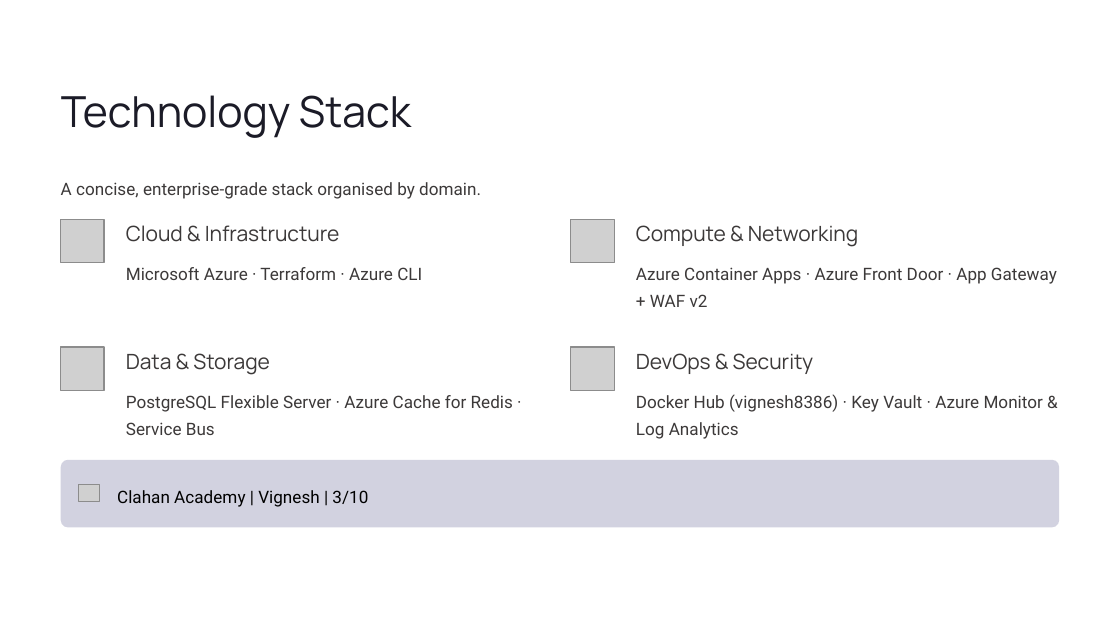
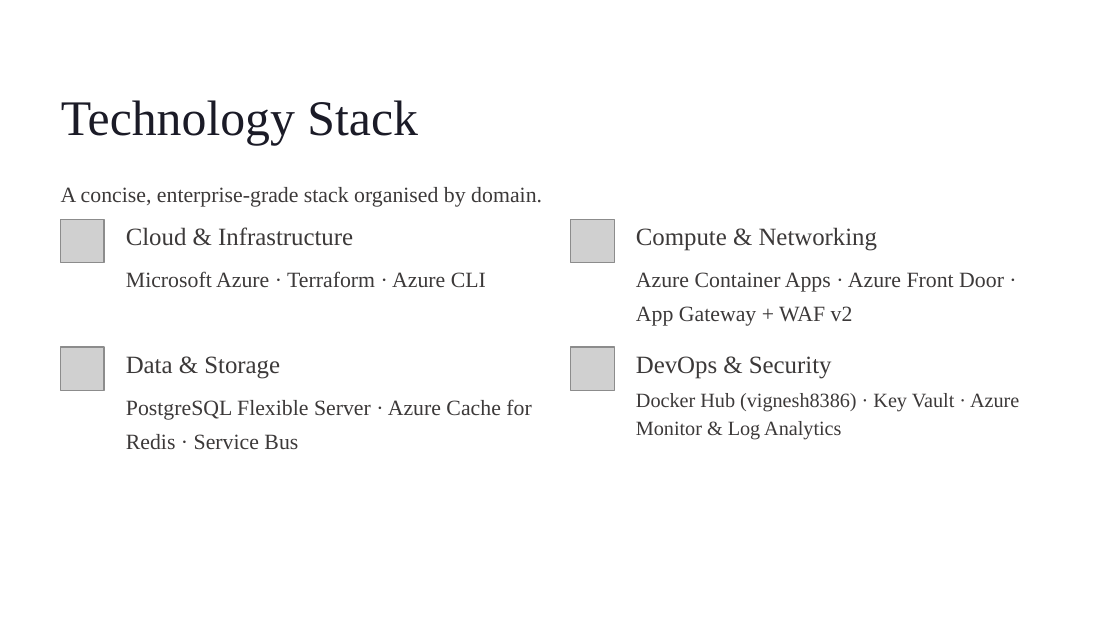
Before and after one commit to M-VIGNESH3/ppt, a slide deck: slide 5 of ai_exam_project/Clahan-Academy.pptx (slide 3 before the commit). Drawn at 1120x630 pixels with LibreOffice and Linux fonts; fonts in the diff are those of the drawing; grey boxes stand for pictures. Boxes give left, top, right and bottom in pixels: in the first picture for what was removed or moved away, otherwise in the second. Text is boxed around its words. In the diff, an @@ line names an element or a change of style, - is before the commit and + after.

```diff
--- a/ai_exam_project/Clahan-Academy.pptx
+++ b/ai_exam_project/Clahan-Academy.pptx
@@ text "Technology Stack" at [61,100,418,145]: size 27.5 to 32 pt, font Manrope to Times New Roman @@
@@ size 13.5 to 16 pt, font Manrope to Times New Roman in 4 elements at [126,227,353,246], [636,227,877,251], [126,356,280,379], [636,356,832,379] @@
@@ size 11 to 14 pt, font Roboto to Times New Roman in 4 elements at [61,187,542,207], [126,271,486,287], [636,272,1004,326], [126,399,531,449] @@
@@ text "Docker Hub (vignesh8386) · Key ..." at [636,393,1019,439]: size 11 to 12.9 pt, font Roboto to Times New Roman; line spacing 1.33 to 1.13 @@
@@ rounded rectangle removed at [60,460,1058,528] @@
@@ picture removed at [78,484,100,502] @@
@@ text removed at [117,490,368,507] @@
-Clahan Academy | Vignesh | 3/10
```
Also in this commit, not shown: 6 other slides changed, 2 slides added, 1 other file.
